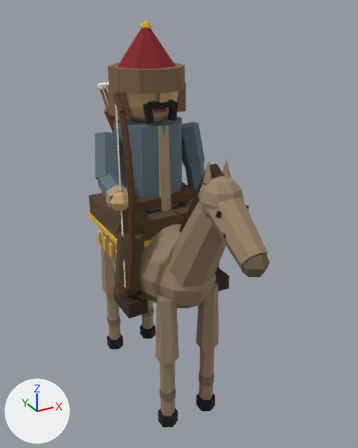
The glTF model rzym3d/godot/modele/hun.glb: old version first, new version second.
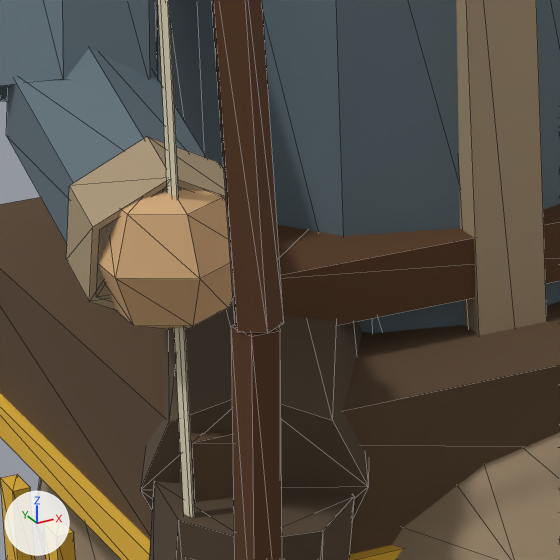
The first picture shows the older version from a 50 mm lens placed at (-1.23, -2.53, 2.41), pointed at (0.08, -0.14, 1.22). The close-ups show the older and then the newer version on the part from 27% to 48% of the width and 37% to 54% of the height of that picture. Only the edits that show in the close-ups are written down. Lighting does not change. The marker at lower left points along +X, +Y and +Z. The close-ups show mesh edges as thin lines. Vertices at exactly the same position are counted once.

The first close-up shows 'hun', 'jezdziec' and 1 more.
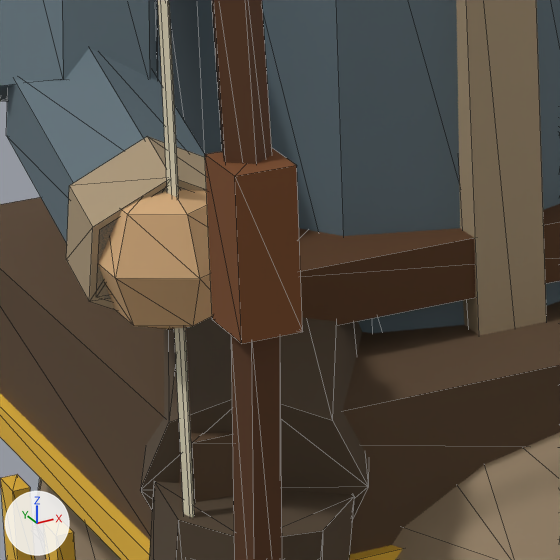
Changed parts and their boxes (x1, y1, x2, y2) in the close-ups (560 x 560 px):
part 1 of me_jezdziec, added (brown): after (205, 148, 303, 344)

Diff of the bpy script that builds the scene:
```diff
--- a/rzym3d/godot/modele/hun.glb.py
+++ b/rzym3d/godot/modele/hun.glb.py
@@ mat_m_d2c4a0 @@
+mat_m_d2c4a0 = principled_material('m_d2c4a0')
+mat_m_d2c4a0.base_color = (0.652, 0.56, 0.359)  # beige #d3c5a2
+mat_m_d2c4a0.roughness = 0.85
@@ me_jezdziec @@
 # used by ob_jezdziec; location = (0.0, 0.08, 1.2)
-me_jezdziec.from_pydata(...)  # 718 vertices, 1228 faces; spans x -0.38..0.37, y -0.48..0.3, z -0.41..1.14
+me_jezdziec.from_pydata(...)  # 750 vertices, 1280 faces; spans x -0.38..0.37, y -0.49..0.3, z -0.41..1.14
+# me_jezdziec part 1: a new loose piece, a box spanning x -0.343..-0.297, y -0.485..-0.435, z 0.27..0.39, in mat_m_784a28 (brown #794923)
+# other edits to the shape of me_jezdziec do not show in these pictures
 me_jezdziec.materials.append(mat_m_544636)
@@ me_jezdziec @@
 me_jezdziec.materials.append(mat_m_e8b63a)
+me_jezdziec.materials.append(mat_m_d2c4a0)  # beige #d3c5a2
```
